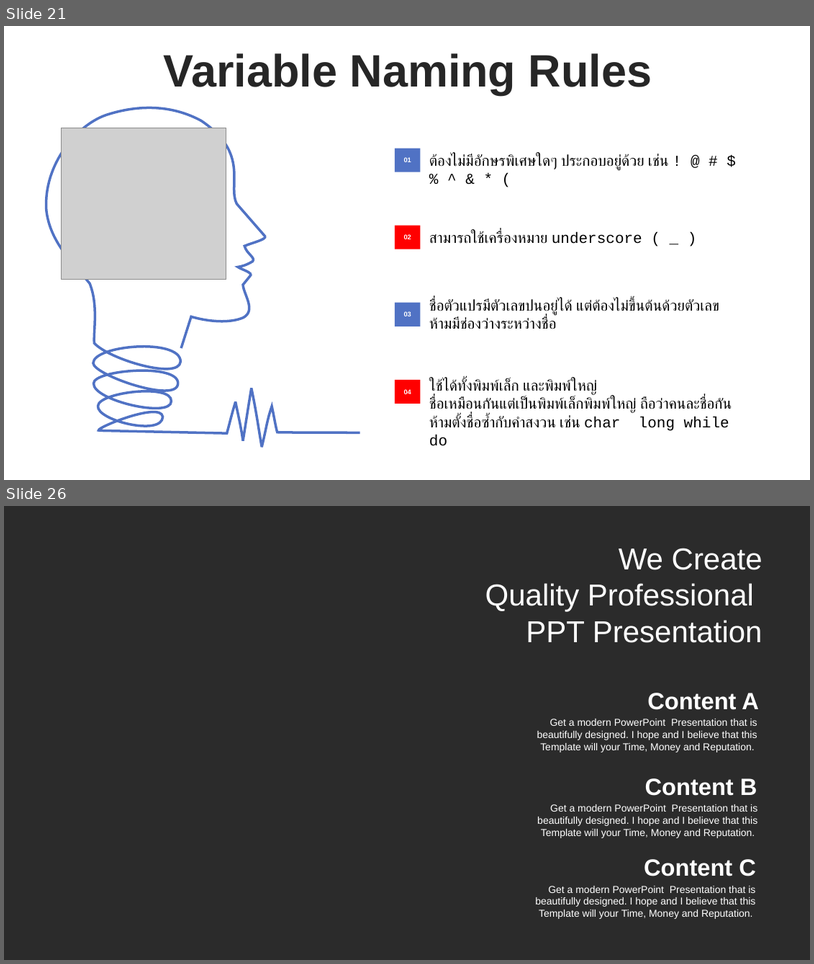
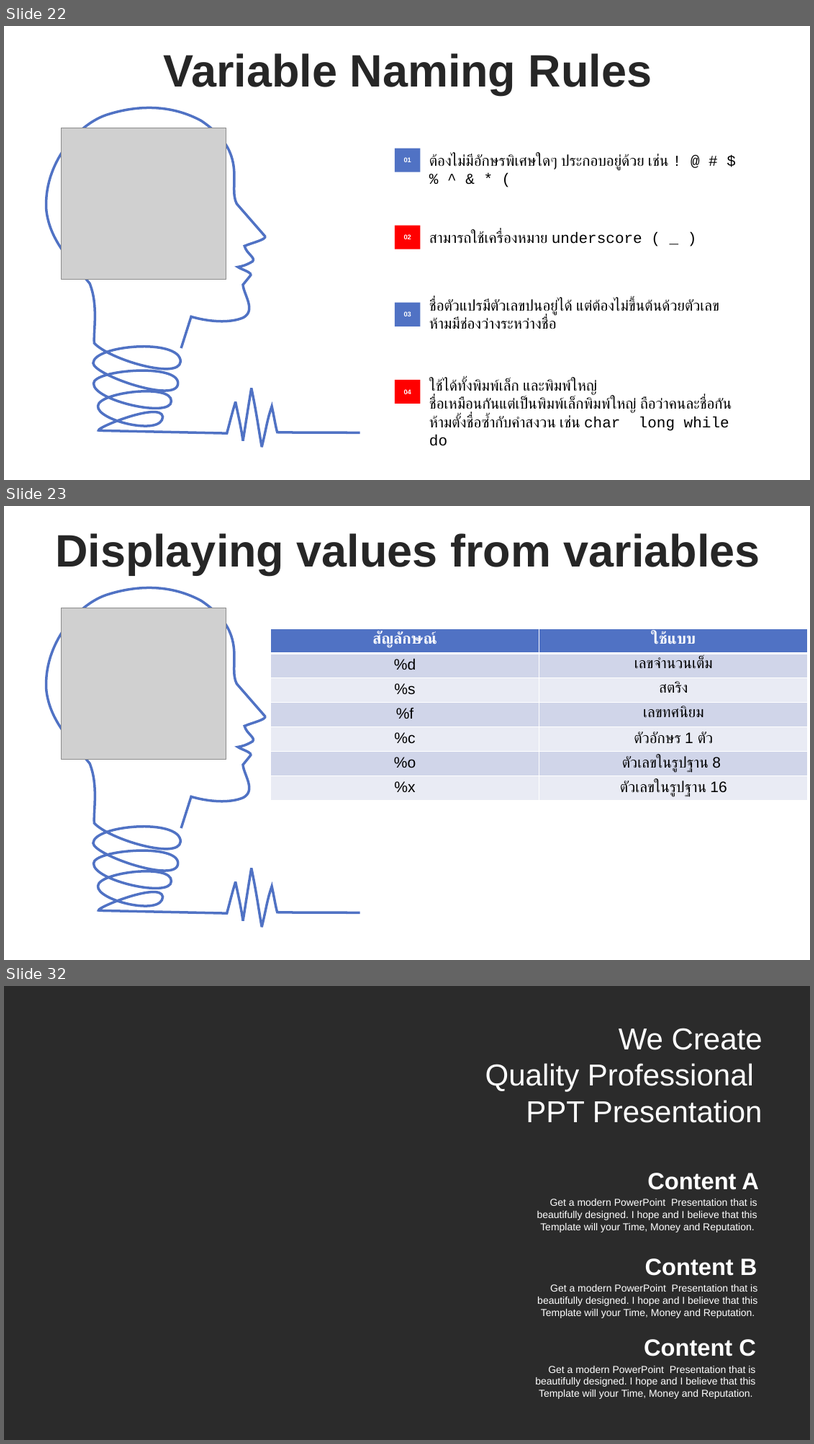
Before and after one commit to WatcharapolxFa/SolveProblemsIn-C-Language, a slide deck: LearnC/C.pptx. Shown one above the other, each under a label of ours: slides 21 and 26 before the commit, slides 22, 23 and 32 after it; the slides between them are not shown. The pictures are 814x964 and 814x1444 pixels, drawn with LibreOffice and Linux fonts; fonts in the diff are those of the drawing; grey boxes stand for pictures; background and template pictures are left out; a plain dark background stands for a picture behind light text. Boxes give left, top, right and bottom in pixels: in the first picture for what was removed or moved away, otherwise in the second. Text is boxed around its words. In the diff, an @@ line names an element or a change of style, - is before the commit and + after.

```diff
--- a/LearnC/C.pptx
+++ b/LearnC/C.pptx
@@ slide 23 added at [4, 506, 810, 960], background #FFFFFF @@
@@ text added at [55, 533, 761, 575], 54 pt, text #262626, bold @@
+Displaying values from variables
@@ freeform shape added at [46, 587, 360, 926], outline #5072C4 3 pt @@
@@ picture added at [62, 608, 226, 759] @@
@@ table added at [271, 629, 808, 800], 7 rows, 2 columns @@
+สัญลักษณ์ | ใช้แบบ
+%d | เลขจำนวนเต็ม
+%s | สตริง
+%f | เลขทศนิยม
+%c | ตัวอักษร 1 ตัว
+%o | ตัวเลขในรูปฐาน 8
+%x | ตัวเลขในรูปฐาน 16
@@ what was slide 21 is now slide 22 @@
@@ what was slide 26 is now slide 32 @@
```
Also in this commit, not shown: 1 slide changed, 9 other slides added, 3 slides removed, 2 other files.
